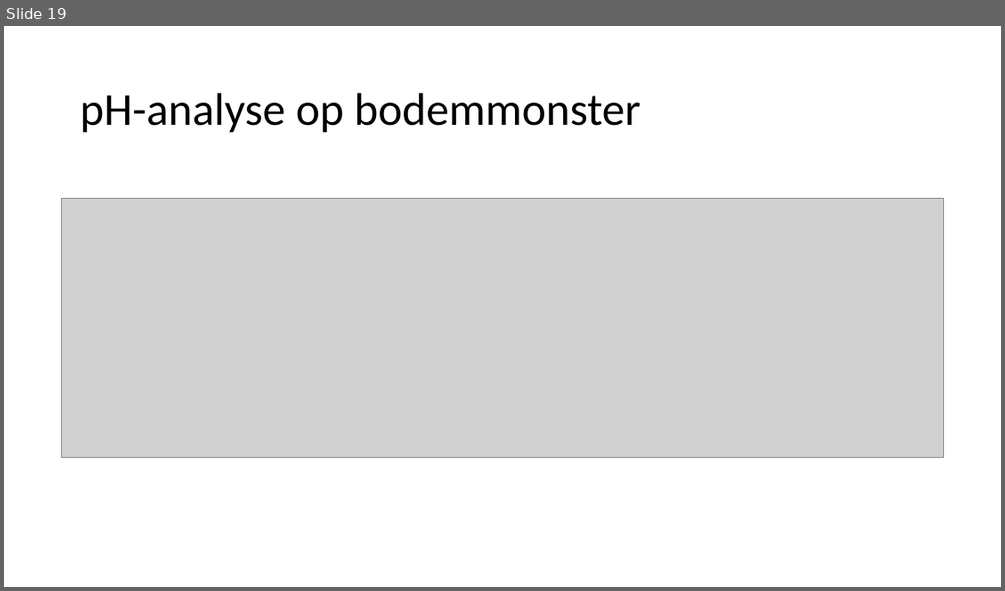
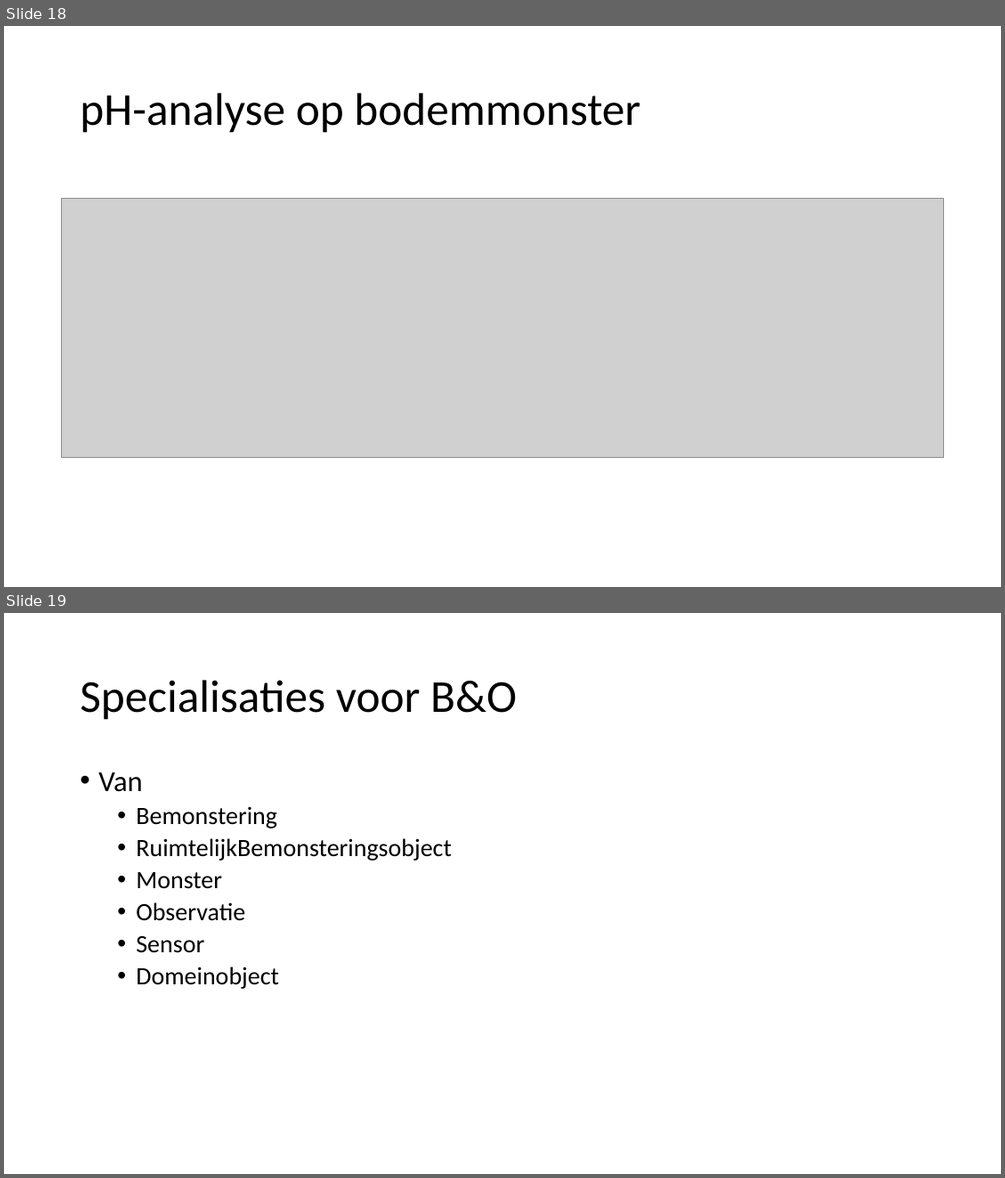
Before and after one commit to Informatievlaanderen/OSLOthema-bodemEnOndergrond, a slide deck: resources/consolidatie/WerkgroepConsolidatie20210531.pptx. Shown one above the other, each under a label of ours: slide 19 before the commit, slides 18 and 19 after it. The pictures are 1005x591 and 1005x1178 pixels, drawn with LibreOffice and Linux fonts; fonts in the diff are those of the drawing; grey boxes stand for pictures. Boxes give left, top, right and bottom in pixels: in the first picture for what was removed or moved away, otherwise in the second. Text is boxed around its words. In the diff, an @@ line names an element or a change of style, - is before the commit and + after.

```diff
--- a/resources/consolidatie/WerkgroepConsolidatie20210531.pptx
+++ b/resources/consolidatie/WerkgroepConsolidatie20210531.pptx
@@ slide 19 added at [4, 613, 1001, 1174], background #FFFFFF @@
@@ title added at [80, 680, 517, 720], 44 pt, text #000000 @@
+Specialisaties voor B&O
@@ text added at [98, 772, 452, 989], 24 pt, text #000000 @@
+• Van
+  • Bemonstering
+  • RuimtelijkBemonsteringsobject
+  • Monster
+  • Observatie
+  • Sensor
+  • Domeinobject
@@ what was slide 19 is now slide 18 @@
```
Also in this commit, not shown: 1 slide changed, 14 other slides added, 5 slides removed.
